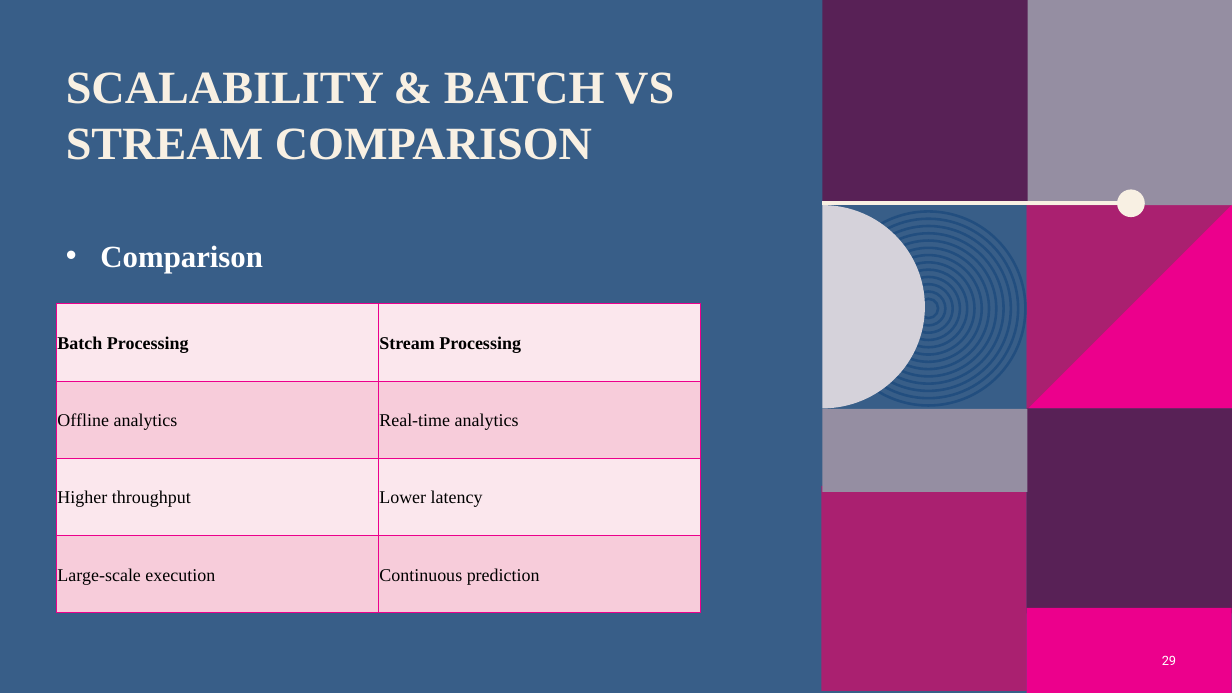
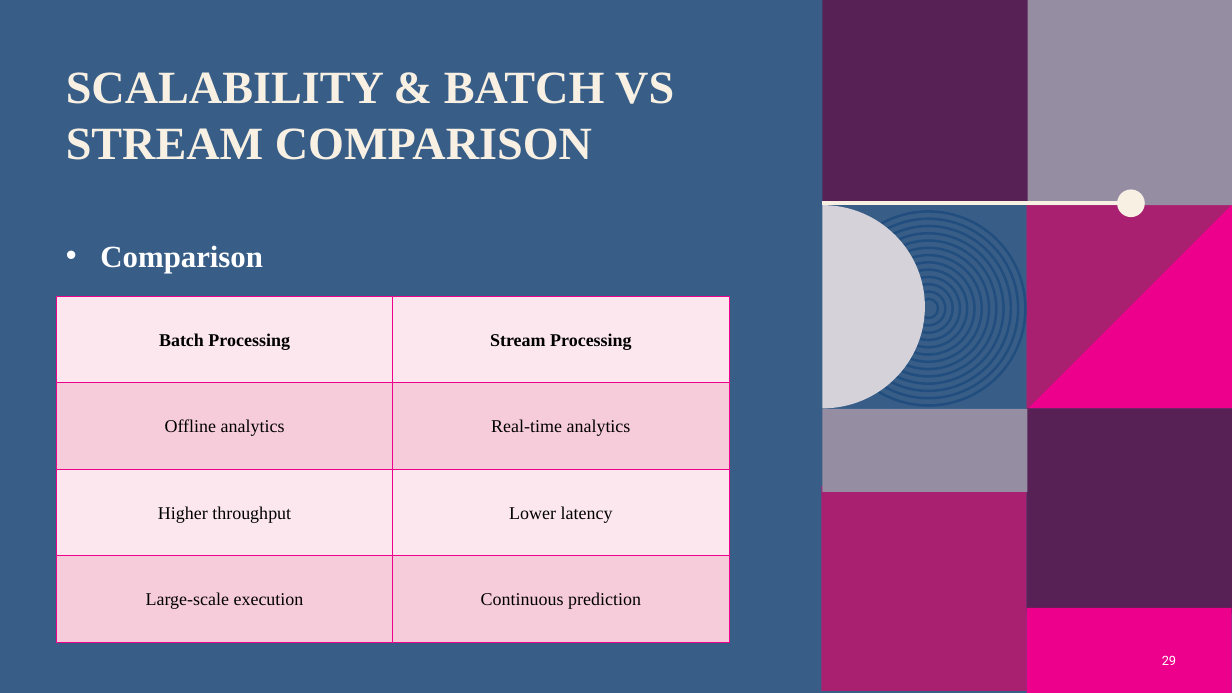
Before and after one commit to Sami-Almoadawi/MSBDA-801-Big-Data-Analytics-Project, a slide deck: slide 29 of reports/presentation/Arabic_AI_Text_Detection_Project.pptx. Drawn at 1232x693 pixels with LibreOffice and Linux fonts; fonts in the diff are those of the drawing; background and template pictures are left out. Boxes give left, top, right and bottom in pixels: in the first picture for what was removed or moved away, otherwise in the second. Text is boxed around its words. In the diff, an @@ line names an element or a change of style, - is before the commit and + after.

```diff
--- a/reports/presentation/Arabic_AI_Text_Detection_Project.pptx
+++ b/reports/presentation/Arabic_AI_Text_Detection_Project.pptx
@@ table at bbox=[56, 296, 729, 642] @@
@@ alignment left to centre @@
@@ table: place and size @@
-table at bbox=[56, 304, 700, 614]
+table at bbox=[56, 296, 729, 642]
```
Also in this commit, not shown: 3 other slides changed, 3 slides added, 3 other files.
